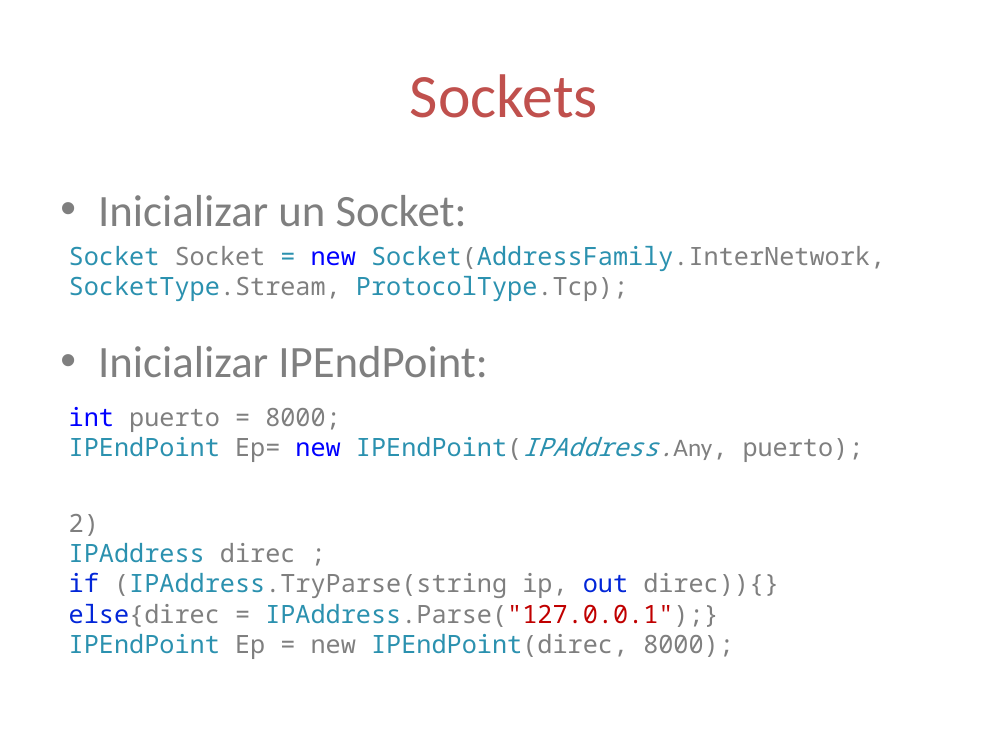
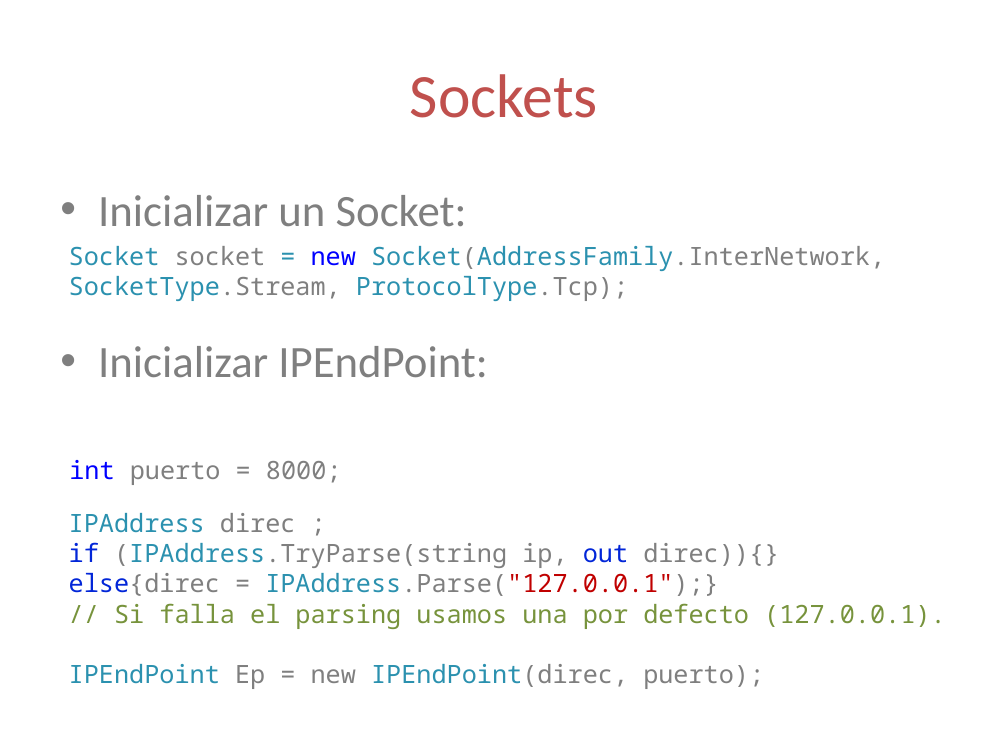
Before and after one commit to lopezjurip/AyudantiaIIC2233, a slide deck: slide 24 of Networking/Ayudantía Threads + Networking.pptx (slide 22 before the commit). Drawn at 1008x756 pixels with LibreOffice and Linux fonts; fonts in the diff are those of the drawing. Boxes give left, top, right and bottom in pixels: in the first picture for what was removed or moved away, otherwise in the second. Text is boxed around its words. In the diff, an @@ line names an element or a change of style, - is before the commit and + after.

```diff
--- a/Networking/Ayudantía Threads + Networking.pptx
+++ b/Networking/Ayudantía Threads + Networking.pptx
@@ text at [69,246,885,301]: text changed @@
-Socket Socket = new Socket(AddressFamily.InterNetwork, SocketType.Stream, ProtocolType.Tcp);
+Socket socket = new Socket(AddressFamily.InterNetwork, SocketType.Stream, ProtocolType.Tcp);
@@ text at [69,437,864,462]: paragraph removed @@
-IPEndPoint Ep= new IPEndPoint(IPAddress.Any, puerto);
@@ text "int puerto = 8000;": place and size @@
-text "int puerto = 8000;" at [69,407,864,462]
+text "int puerto = 8000;" at [69,460,342,485]
@@ text at [69,514,99,536]: paragraph removed @@
-2)
@@ text at [69,603,945,689]: text changed; text colour #2B91AF to #77933C @@
-IPEndPoint Ep = new IPEndPoint(direc, 8000);
+// Si falla el parsing usamos una por defecto (127.0.0.1).
+IPEndPoint Ep = new IPEndPoint(direc, puerto);
```
Also in this commit, not shown: 13 other slides changed, 2 slides added, 30 other files.
